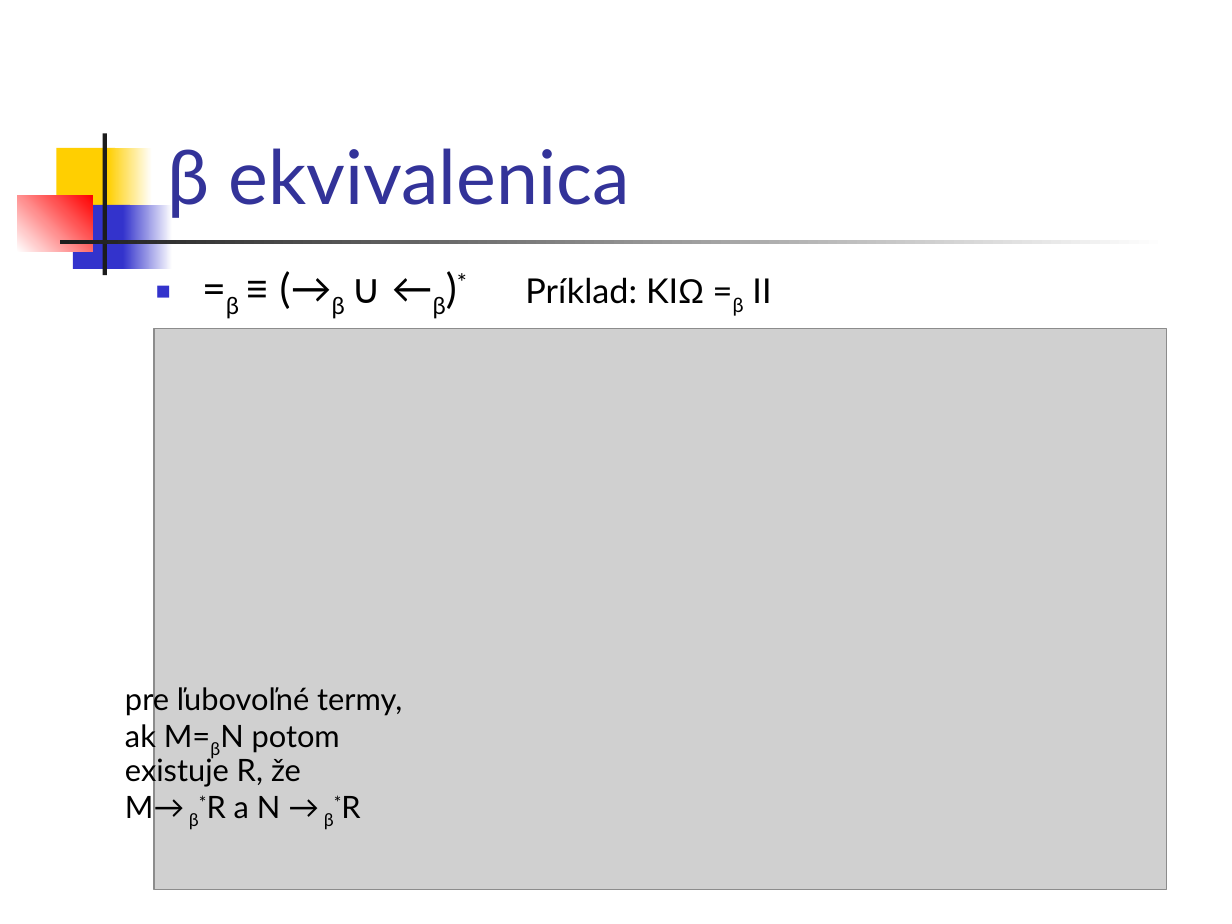
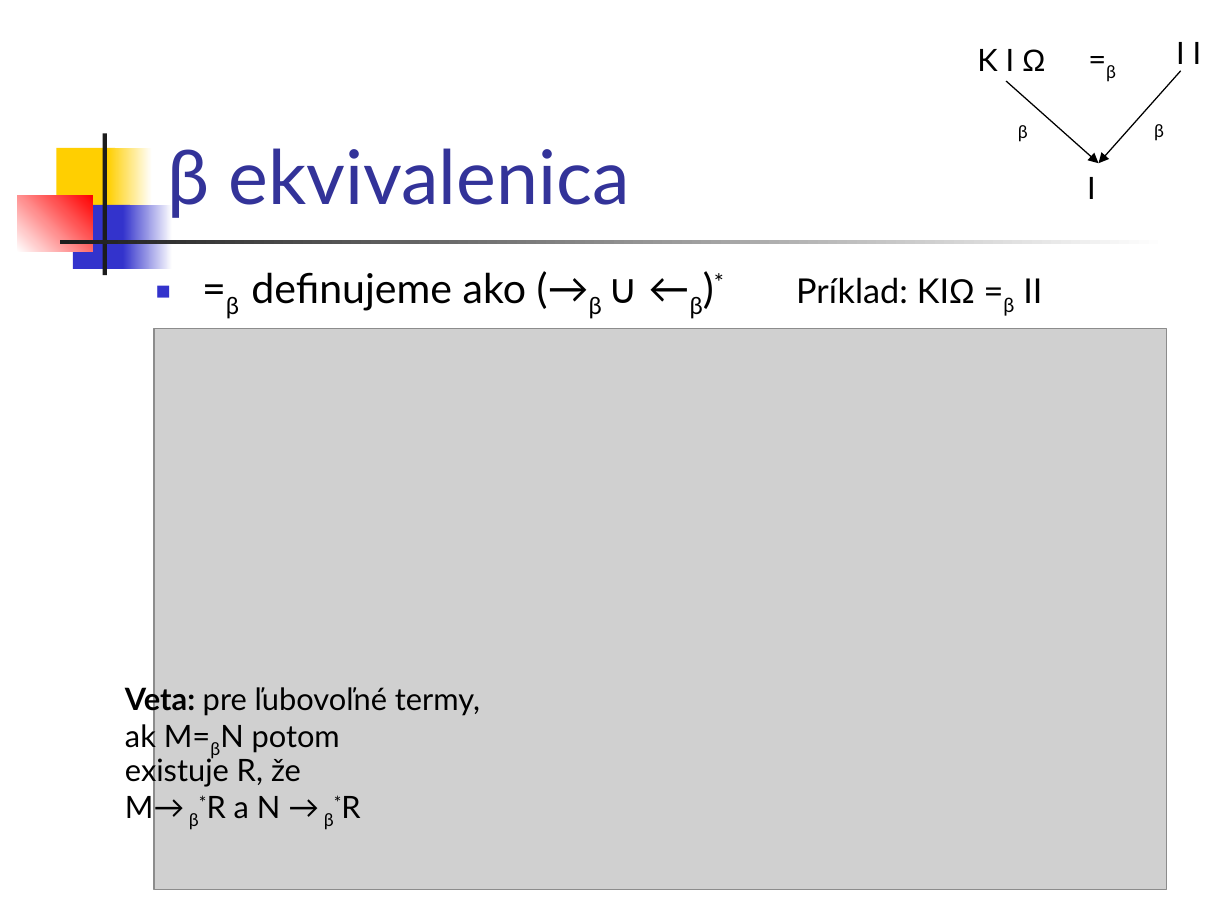
Before and after one commit to Funkcionalne/Prednasky, a slide deck: slide 50 of 06/06_fpro.ppt (slide 44 before the commit). Drawn at 1232x924 pixels with LibreOffice and Linux fonts; fonts in the diff are those of the drawing; grey boxes stand for pictures. Boxes give left, top, right and bottom in pixels: in the first picture for what was removed or moved away, otherwise in the second. Text is boxed around its words. In the diff, an @@ line names an element or a change of style, - is before the commit and + after.

```diff
--- a/06/06_fpro.ppt
+++ b/06/06_fpro.ppt
@@ text added at (977, 49, 1045, 71), 18 pt, text #000000 @@
+K I Ω
@@ text added at (1176, 42, 1202, 64), 18 pt, text #000000 @@
+I I
@@ arrow added from (1007, 81) to (1099, 163), #000000 0.74 pt @@
@@ arrow added from (1180, 70) to (1099, 163), #000000 0.74 pt @@
@@ text added at (1106, 65, 1116, 82), 18 pt, text #000000 @@
+=β
@@ text added at (1018, 125, 1028, 142), 18 pt, text #000000 @@
+β
@@ text added at (1154, 124, 1164, 140), 18 pt, text #000000 @@
+β
@@ text added at (1087, 177, 1096, 199), 18 pt, text #000000 @@
+I
@@ text at (226, 272, 1042, 319): text changed; size 20 to 24 pt @@
-■ =β ≡ (→β ∪ ←β)* Príklad: KIΩ =β II
+■ =β definujeme ako (→β ∪ ←β)* Príklad: KIΩ =β II
@@ text at (125, 683, 480, 716): text changed @@
-pre ľubovoľné termy,
+Veta: pre ľubovoľné termy,
```
Also in this commit, not shown: 16 other slides changed, 7 slides added, 3 other files.
